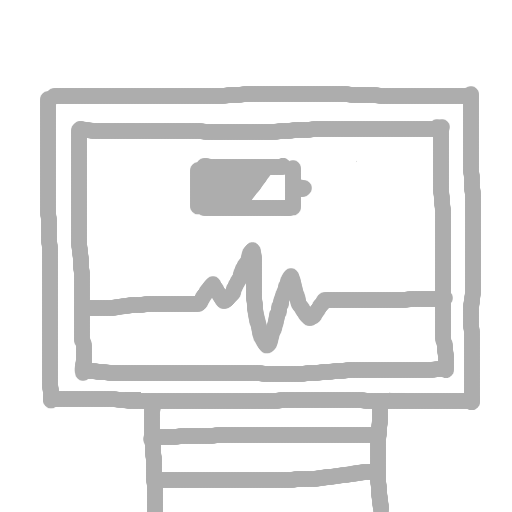
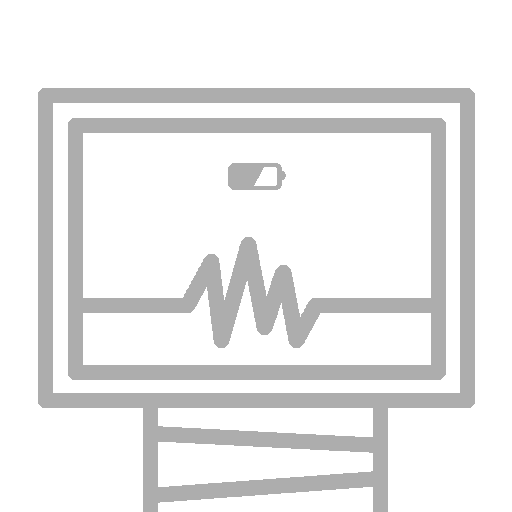
Layers edited between the first and the second 512 × 512 image:
hid "Layer #2" over [40, 86, 481, 512]
added layer "Layer #3" above "Layer #1" over [38, 88, 475, 512]
hid "Layer #1" over [44, 96, 477, 512]
hid "Layer" over [41, 91, 478, 409]
